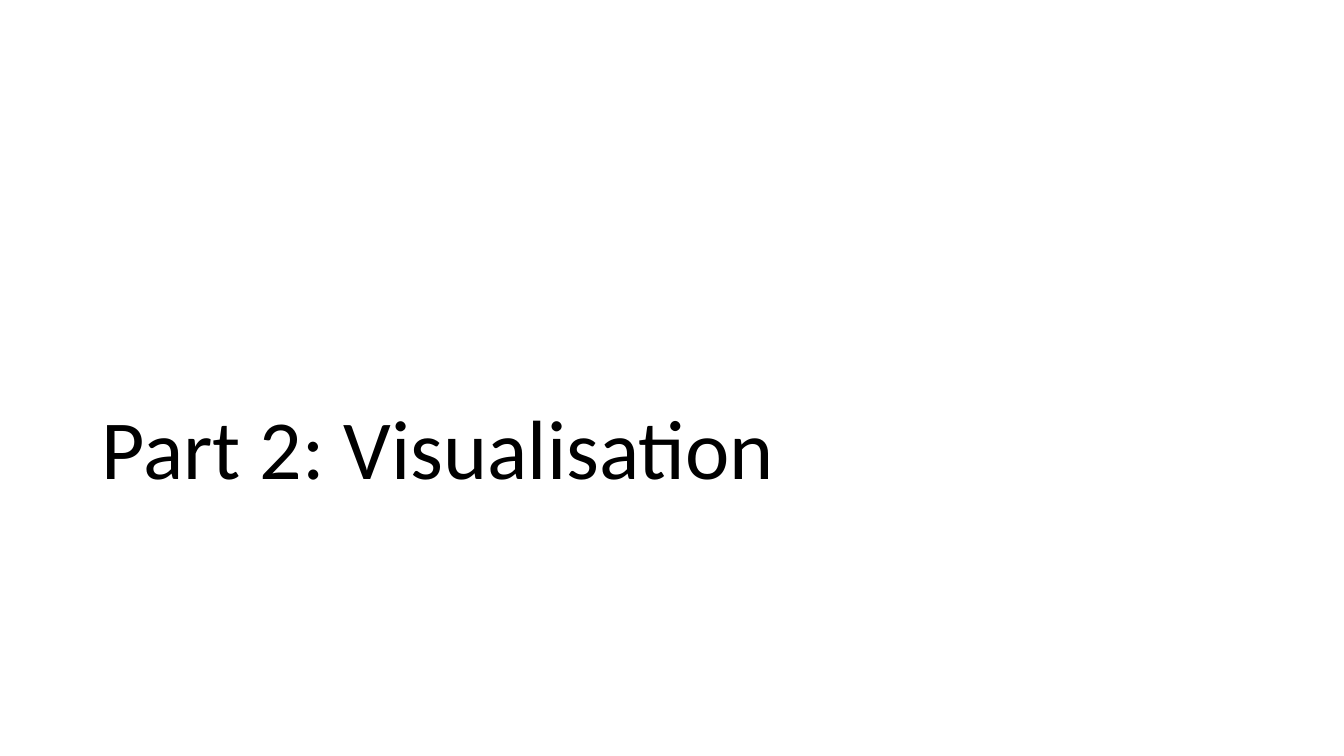
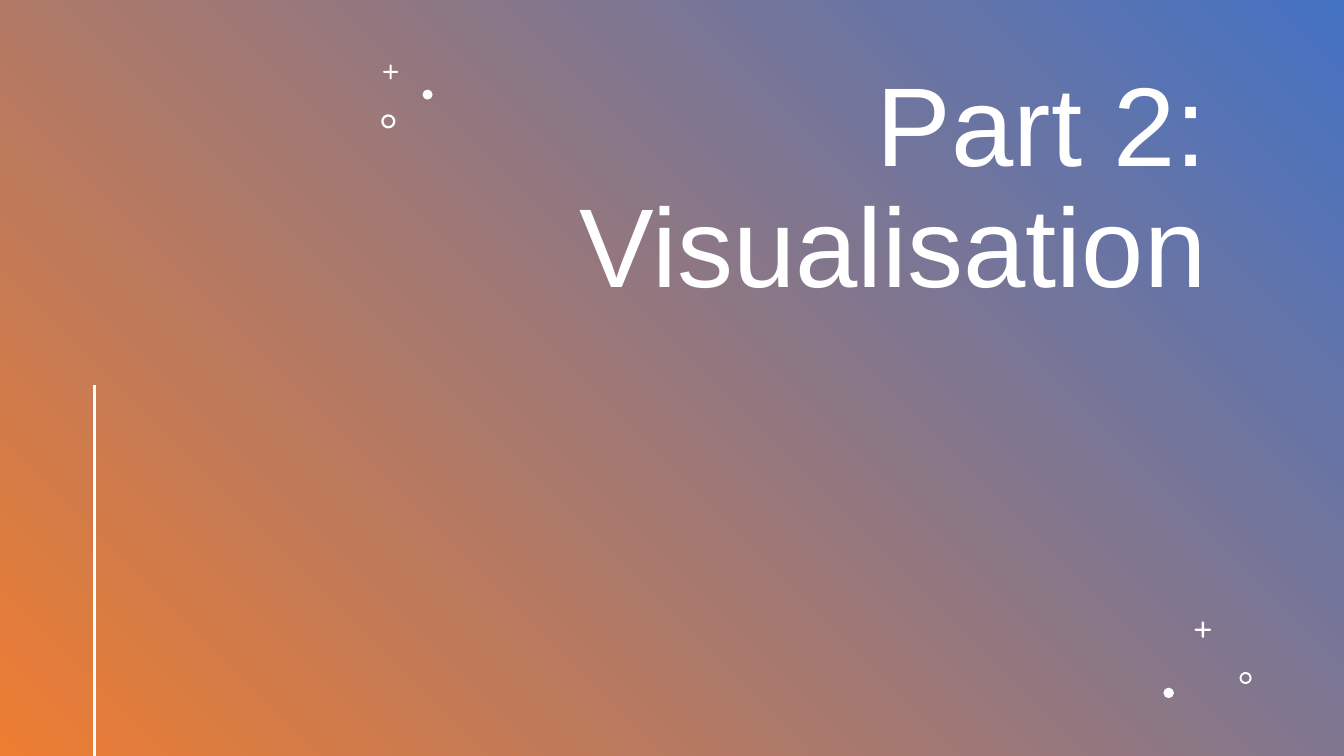
Before and after one commit to hectorcamm/BENV0091, a slide deck: slide 12 of Lecture 2/lecture2.pptx. Drawn at 1344x756 pixels with LibreOffice and Linux fonts; fonts in the diff are those of the drawing. Boxes give left, top, right and bottom in pixels: in the first picture for what was removed or moved away, otherwise in the second. Text is boxed around its words. In the diff, an @@ line names an element or a change of style, - is before the commit and + after.

```diff
--- a/Lecture 2/lecture2.pptx
+++ b/Lecture 2/lecture2.pptx
@@ rectangle added at (x1=0, y1=0, x2=1344, y2=756), fill gradient #4472C4 to #ED7D31 @@
@@ freeform shape added at (x1=383, y1=65, x2=398, y2=80), fill #FFFFFF @@
@@ title "Part 2: Visualisation" moved from (x1=102, y1=420, x2=774, y2=480) to (x1=580, y1=88, x2=1206, y2=288) @@
@@ title "Part 2: Visualisation" at (x1=580, y1=88, x2=1206, y2=288): size 60 to 80 pt, font Calibri to Arial, text colour #000000 to #FFFFFF; alignment left to right; vertical alignment bottom to top @@
@@ freeform shape added at (x1=381, y1=114, x2=395, y2=128), fill #FFFFFF @@
@@ freeform shape added at (x1=422, y1=90, x2=433, y2=100), fill #FFFFFF @@
@@ line added from (95, 386) to (95, 755), #FFFFFF 2 pt @@
@@ freeform shape added at (x1=1195, y1=621, x2=1212, y2=638), fill #FFFFFF @@
@@ freeform shape added at (x1=1164, y1=688, x2=1174, y2=698), fill #FFFFFF @@
@@ freeform shape added at (x1=1240, y1=673, x2=1252, y2=685), fill #FFFFFF @@
```
Also in this commit, not shown: 5 other slides changed, 1 other file.
